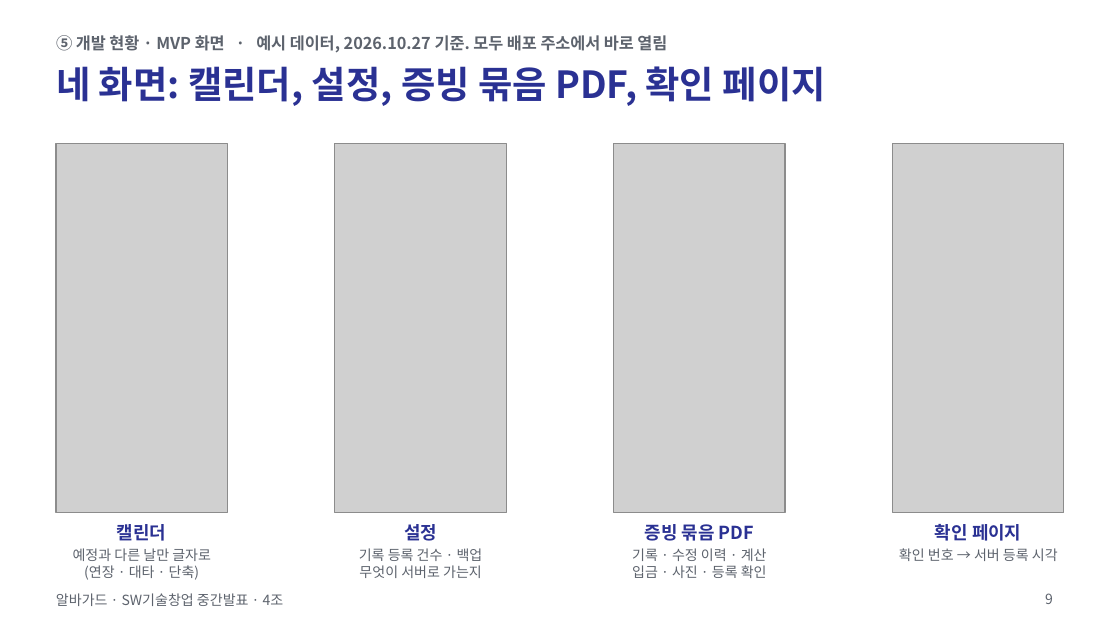
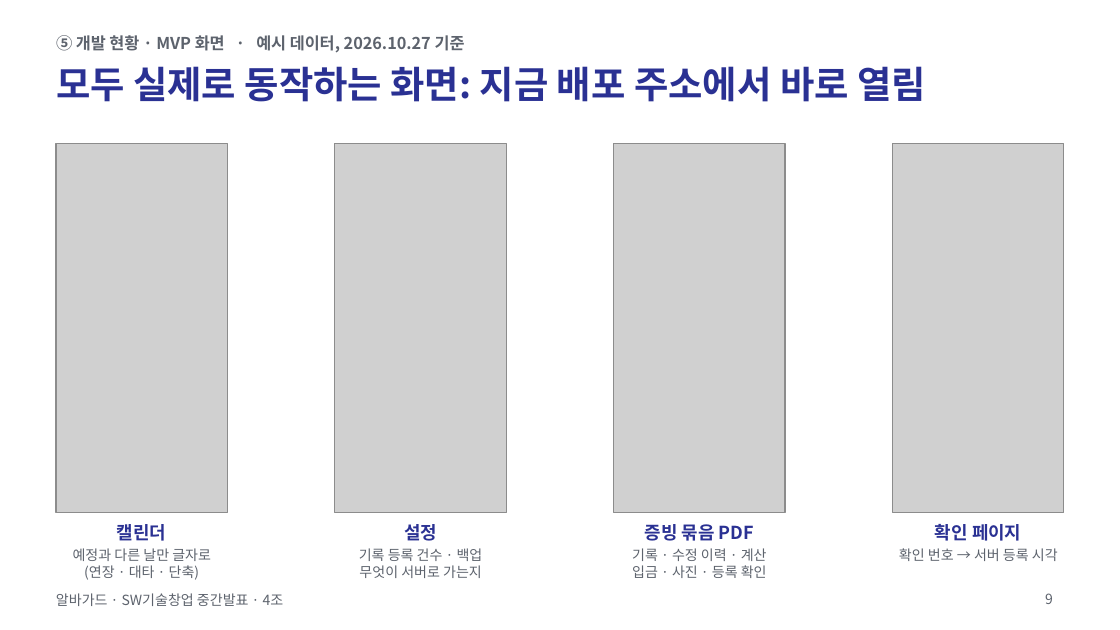
Before and after one commit to jihooni217/albaguard, a slide deck: slide 9 of docs/중간제출용/4조_알바가드_중간발표.pptx. Drawn at 1120x630 pixels with LibreOffice and Linux fonts; fonts in the diff are those of the drawing; grey boxes stand for pictures. Boxes give left, top, right and bottom in pixels: in the first picture for what was removed or moved away, otherwise in the second. Text is boxed around its words. In the diff, an @@ line names an element or a change of style, - is before the commit and + after.

```diff
--- a/docs/중간제출용/4조_알바가드_중간발표.pptx
+++ b/docs/중간제출용/4조_알바가드_중간발표.pptx
@@ text at (56, 35, 465, 53): text changed @@
-⑤ 개발 현황 · MVP 화면 · 예시 데이터, 2026.10.27 기준. 모두 배포 주소에서 바로 열림
+⑤ 개발 현황 · MVP 화면 · 예시 데이터, 2026.10.27 기준
@@ title at (56, 66, 926, 102): text changed @@
-네 화면: 캘린더, 설정, 증빙 묶음 PDF, 확인 페이지
+모두 실제로 동작하는 화면: 지금 배포 주소에서 바로 열림
```
Also in this commit, not shown: 3 other slides changed, 4 other files.
